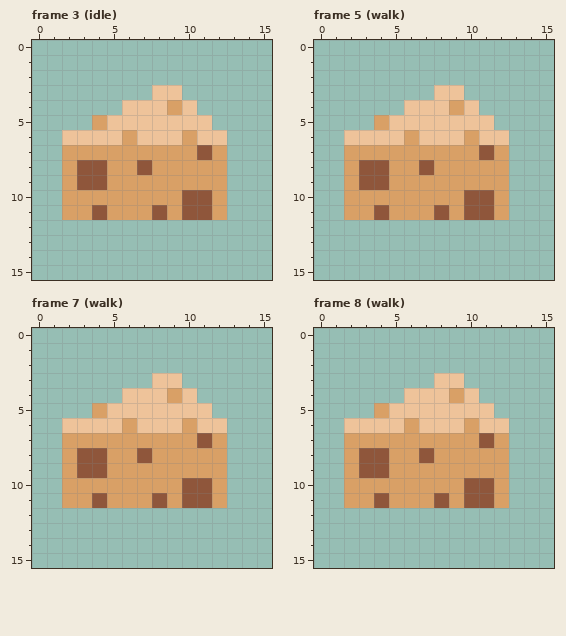
Two versions of one pixel-art file, source_data/aseprite/cheese.aseprite. Above, as it was before the edit.
16x16 pixels, 10 frames. Shown: frame 3 (idle), frame 5 (walk), frame 7 (walk), frame 8 (walk). The commit also changed other frames, which this record leaves out.
After the commit:
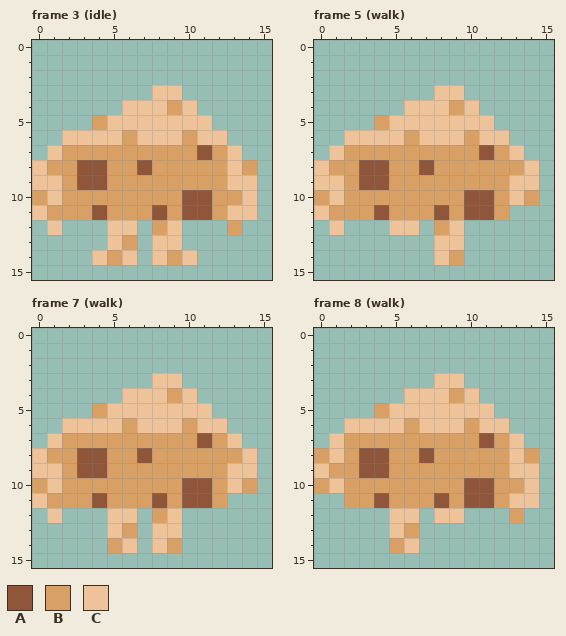
Palette (. is transparent): A #8f563b  B #d9a066  C #eec39a
The edit:
layer "Arms" now shown
layer "Legs" now shown
--- frame 3 (idle), layers "Legs", "Arms"
@@ x 0..15 @@
  6 ..CCCCBCCCBCC...
- 7 ..BBBBBBBBBAB...
- 8 ..BAABBABBBBB...
- 9 ..BAABBBBBBBB...
-10 ..BBBBBBBBAAB...
-11 ..BBABBBABAAB...
-12 ................
-13 ................
-14 ................
+ 7 .CBBBBBBBBBABC..
+ 8 CBBAABBABBBBBCB.
+ 9 CCBAABBBBBBBBCC.
+10 BCBBBBBBBBAABBC.
+11 CBBBABBBABAABCC.
+12 .C...CC.BC...B..
+13 .....CB.CC......
+14 ....CBC.CBC.....
 15 ................
--- frame 5 (walk), layers "Legs", "Arms"
@@ x 0..15 @@
  6 ..CCCCBCCCBCC...
- 7 ..BBBBBBBBBAB...
- 8 ..BAABBABBBBB...
- 9 ..BAABBBBBBBB...
-10 ..BBBBBBBBAAB...
-11 ..BBABBBABAAB...
-12 ................
-13 ................
-14 ................
+ 7 .CBBBBBBBBBABC..
+ 8 CBBAABBABBBBBBC.
+ 9 CCBAABBBBBBBBCC.
+10 BCBBBBBBBBAABCB.
+11 CBBBABBBABAAB...
+12 .C...CC.BC......
+13 ........CC......
+14 ........CB......
 15 ................
--- frame 7 (walk), layers "Legs", "Arms"
@@ x 0..15 @@
  6 ..CCCCBCCCBCC...
- 7 ..BBBBBBBBBAB...
- 8 ..BAABBABBBBB...
- 9 ..BAABBBBBBBB...
-10 ..BBBBBBBBAAB...
-11 ..BBABBBABAAB...
-12 ................
-13 ................
-14 ................
+ 7 .CBBBBBBBBBABC..
+ 8 CBBAABBABBBBBBC.
+ 9 CCBAABBBBBBBBCC.
+10 BCBBBBBBBBAABCB.
+11 CBBBABBBABAAB...
+12 .C...CC.BC......
+13 .....CB.CC......
+14 .....BC.CB......
 15 ................
--- frame 8 (walk), layers "Legs", "Arms"
@@ x 0..15 @@
  6 ..CCCCBCCCBCC...
- 7 ..BBBBBBBBBAB...
- 8 ..BAABBABBBBB...
- 9 ..BAABBBBBBBB...
-10 ..BBBBBBBBAAB...
-11 ..BBABBBABAAB...
-12 ................
-13 ................
-14 ................
+ 7 .CBBBBBBBBBABC..
+ 8 BCBAABBABBBBBCB.
+ 9 CBBAABBBBBBBBCC.
+10 BCBBBBBBBBAABBC.
+11 ..BBABBBABAABCC.
+12 .....CC.CC...B..
+13 .....CB.........
+14 .....BC.........
 15 ................
Where, in picture pixels (left, top, right, bottom), the same in both pictures:
added: (32, 145, 257, 265)
added: (314, 145, 539, 265)
added: (32, 433, 257, 553)
added: (314, 433, 539, 553)
